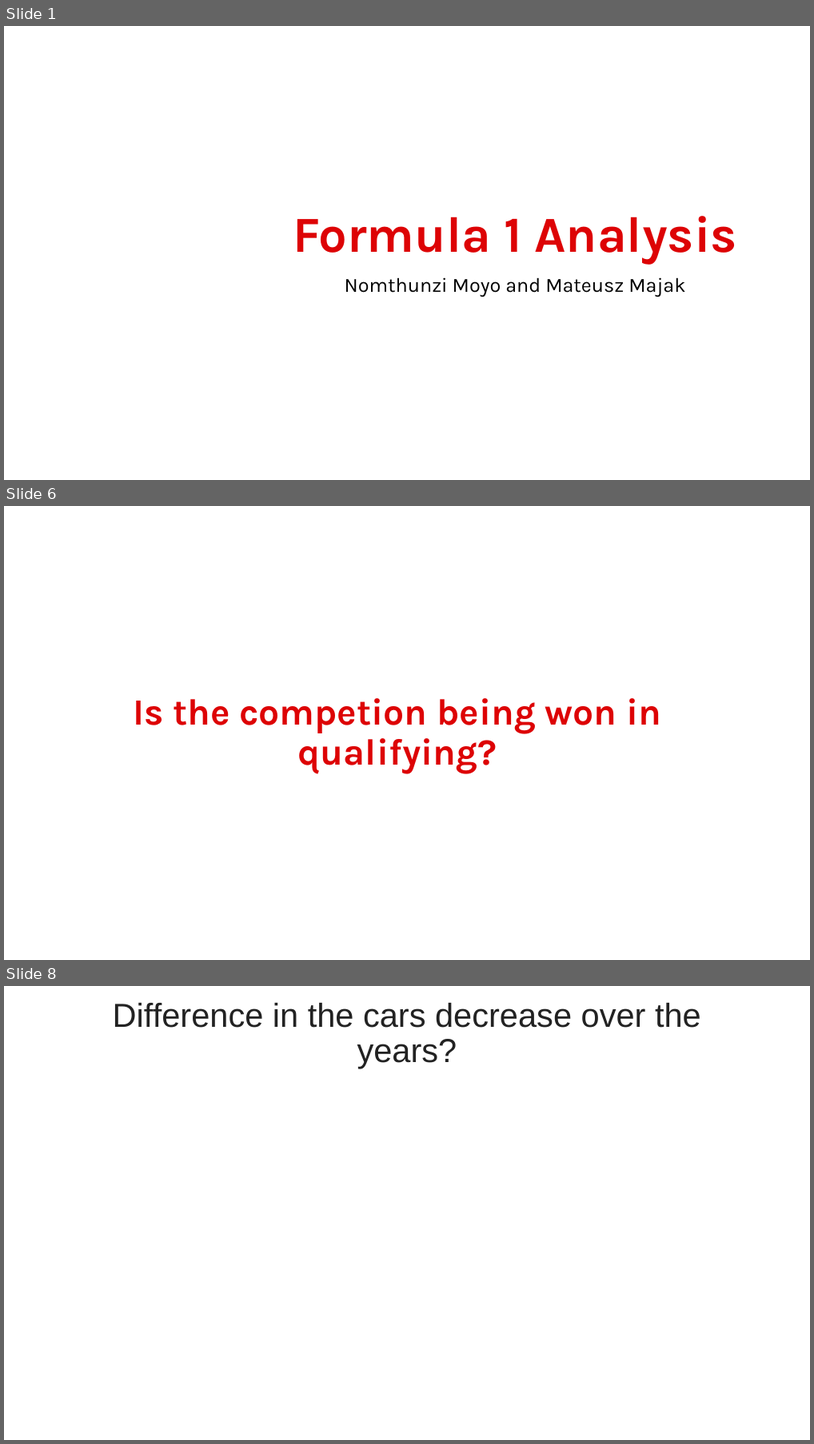
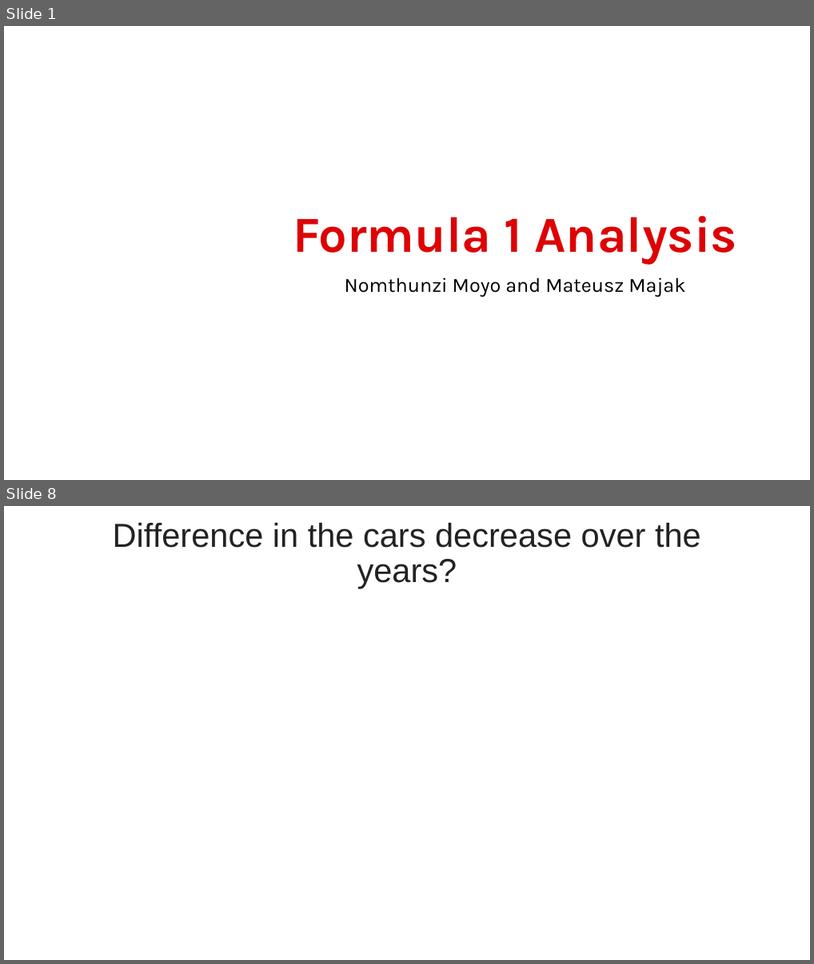
Before and after one commit to MateuszMajak/R_Visual, a slide deck: Presentation/F1_Presentation_Moyo_Majak.pptx. Shown one above the other, each under a label of ours: slides 1, 6 and 8 before the commit, slides 1 and 8 after it; the slides between them are not shown. The pictures are 814x1444 and 814x964 pixels, drawn with LibreOffice and Linux fonts; fonts in the diff are those of the drawing; background and template pictures are left out. Boxes give left, top, right and bottom in pixels: in the first picture for what was removed or moved away, otherwise in the second. Text is boxed around its words. In the diff, an @@ line names an element or a change of style, - is before the commit and + after.

```diff
--- a/Presentation/F1_Presentation_Moyo_Majak.pptx
+++ b/Presentation/F1_Presentation_Moyo_Majak.pptx
@@ slide 6 removed at bbox=[4, 506, 810, 960], background picture (left out) @@
@@ title removed at bbox=[133, 698, 662, 773] @@
-Is the competion being won in qualifying?
```
Also in this commit, not shown: 3 slides changed, 4 slides added, 4 other slides removed, 1 other file.
